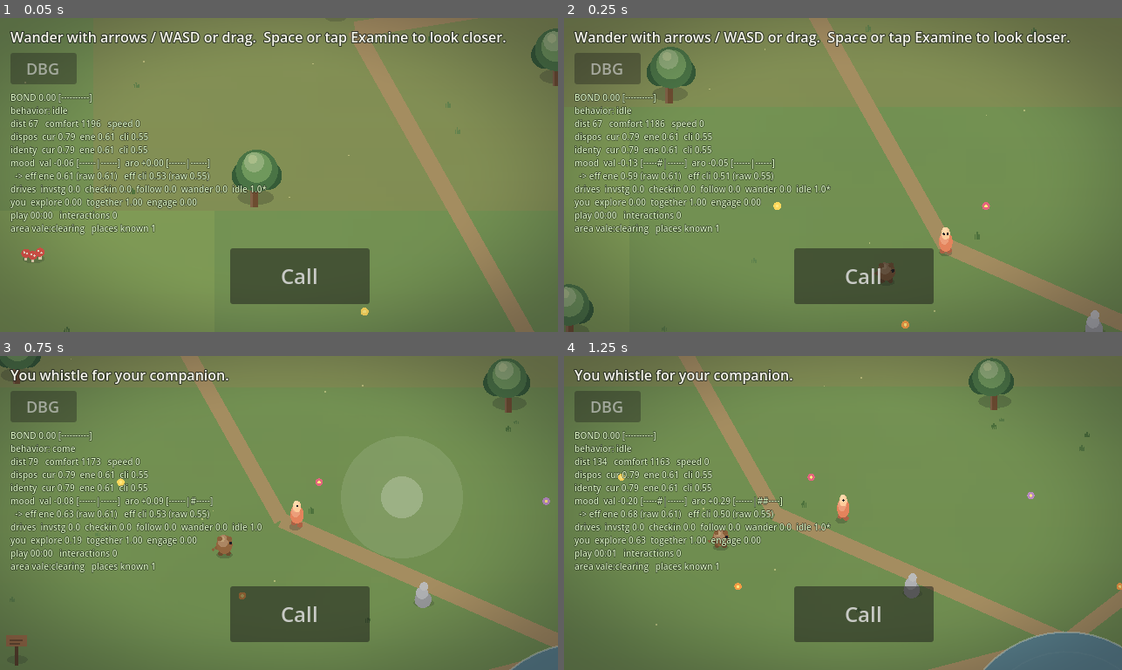
Above: before the commit, frames 1-4 (two rows, left to right).
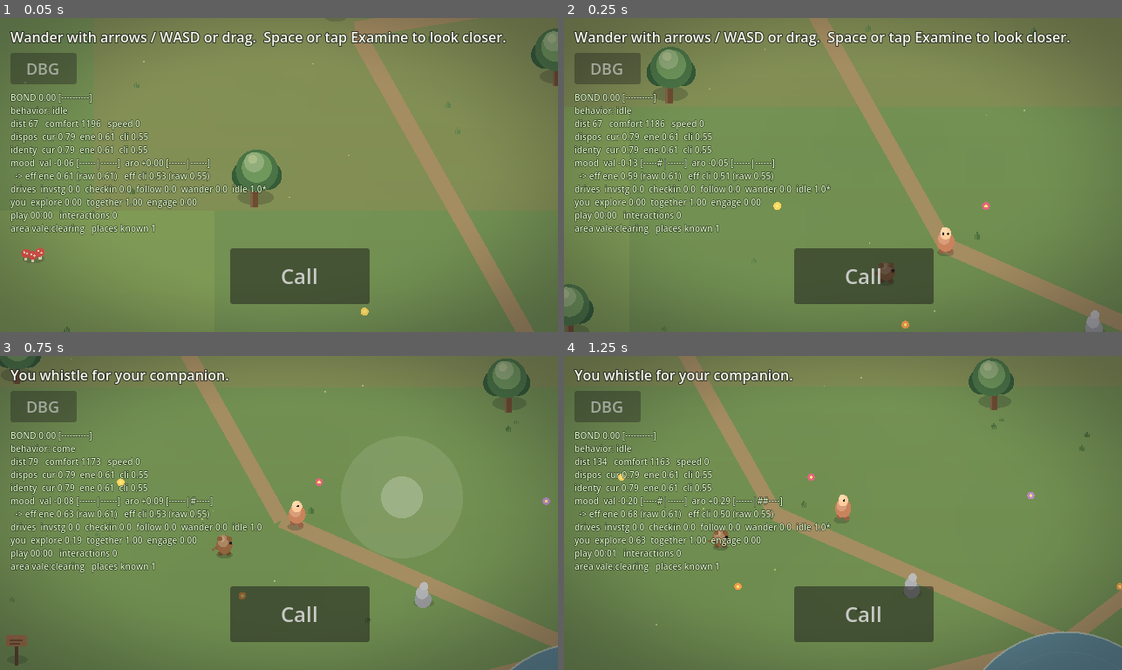
Above: after the commit, the same moments.

Repository: maximusunc/pokepals
Game: Godot game, scene res://scenes/world.tscn
Same seed, same stepped clock (60 frames per second), same inputs: the game is played once before the commit and once after it.
Inputs (mouse positions are in pixels of both pictures, inside the frame that each line leads up to):
- Up to frame 1 (0.05 s): no input
- Up to frame 2 (0.25 s): no input
- Up to frame 3 (0.75 s): tap Enter (ui_accept) at 0.5 s; move the mouse to (401, 497) at 0.52 s; hold Right (ui_right) from 0.53 s (still down); tap C at 0.6 s; click (401, 497) at 0.67 s
- Up to frame 4 (1.25 s): keep holding Right (ui_right); tap Enter (ui_accept) at 0.77 s

Frame 1 is identical in both runs. In frame 2, 0.1% of the frame differs, in the area x 66-70%, y 66-76%; in frame 3, 0.1%; in frame 4, 0.1%.

Commit message:
Minor edits

Diff:
--- a/pokepals/data/art.json
+++ b/pokepals/data/art.json
@@ -13,7 +13,7 @@
 	},
 	"light": { "dir": [-0.45, -0.89], "rim_strength": 0.22, "shadow_alpha": 0.20 },
 	"characters": {
-		"player": { "render": "procedural", "sprite": "", "body": [0.86, 0.52, 0.40], "accent": [0.96, 0.81, 0.67], "width": 0.7 },
+		"player": { "render": "procedural", "sprite": "", "body": [0.76, 0.52, 0.40], "accent": [0.96, 0.81, 0.67], "width": 0.9 },
 		"companion": { "render": "procedural", "sprite": "", "body": [0.55, 0.40, 0.27], "accent": [0.72, 0.56, 0.38] }
 	},
 	"entities": {
--- a/pokepals/data/companion.json
+++ b/pokepals/data/companion.json
@@ -135,7 +135,7 @@
 		"hear_radius": 900.0,
 		"ack_pause": 0.5,
 		"stop_distance": 48.0,
-		"stay": 3.0,
+		"stay": 2.0,
 		"chance_low": 0.1,
 		"chance_high": 1.0,
 		"valence_weight": 0.1,
--- a/pokepals/project.godot
+++ b/pokepals/project.godot
@@ -35,3 +35,4 @@
 rendering_device/driver.windows="d3d12"
 renderer/rendering_method="gl_compatibility"
 renderer/rendering_method.mobile="gl_compatibility"
+textures/vram_compression/import_etc2_astc=true
Not shown, changed: pokepals/.gitignore
